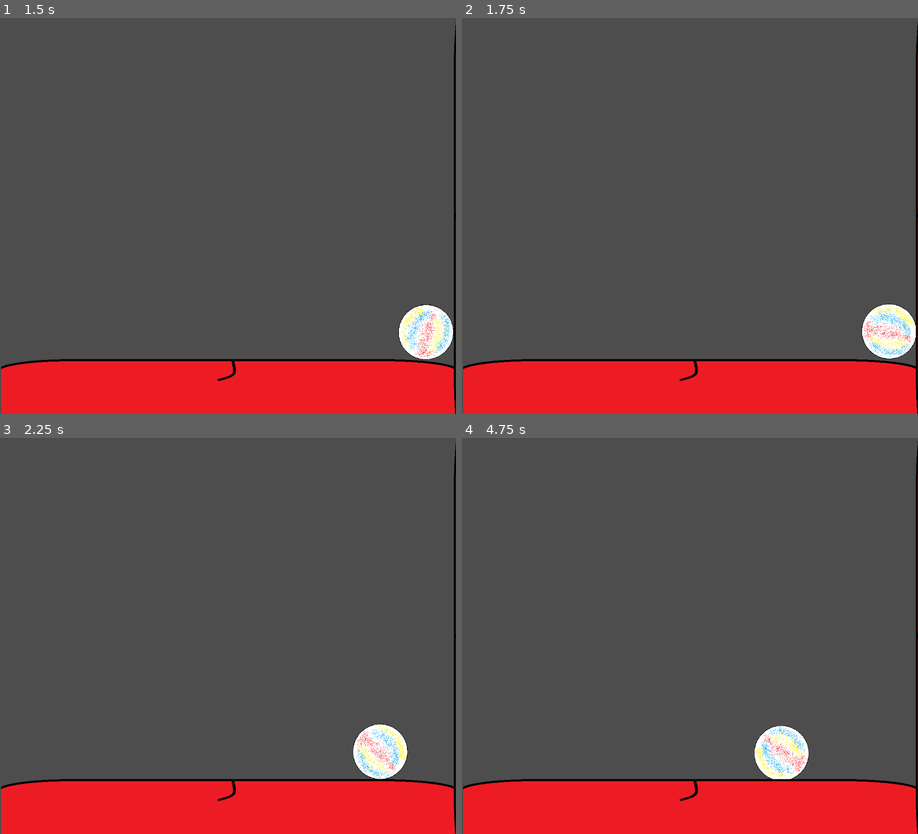
Above: before the commit, frames 1-4 (two rows, left to right).
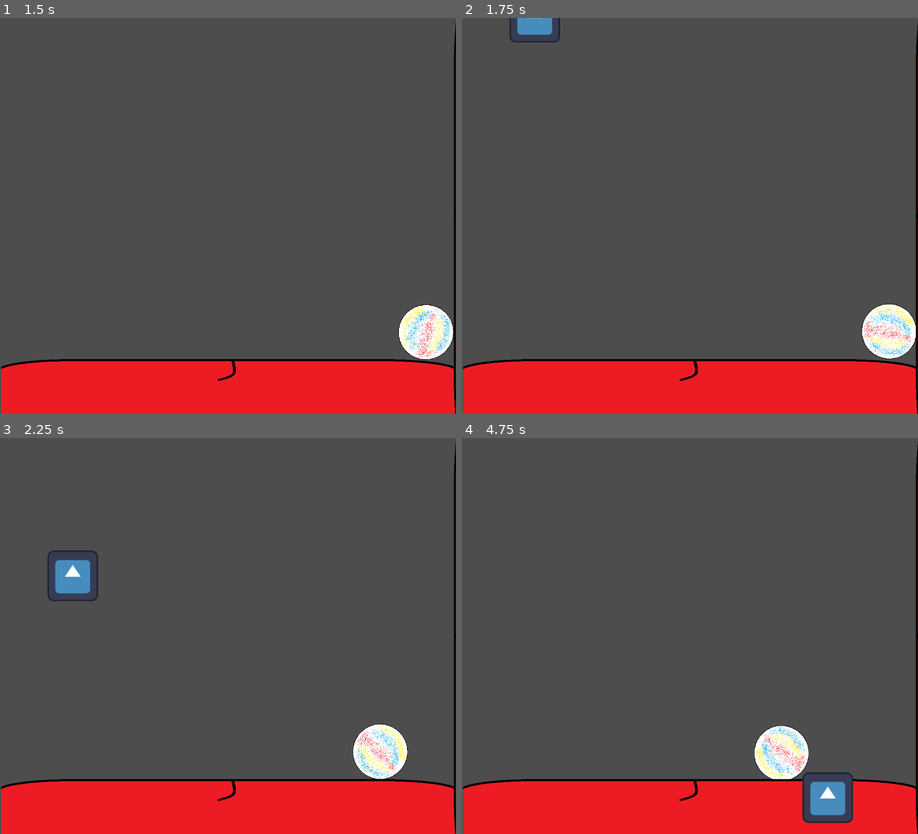
Above: after the commit, the same moments.

Repository: AlienMan1053/short-and-sweet
Game: Godot game, scene res://Scenes/main.tscn
The game is run twice, just before and just after one commit, with the same random seed, the same clock (stepped at 60 frames per second) and the same inputs. The engine's default icon, where the game draws it, is replaced by a stand-in: a white triangle on a blue panel in a dark square.
Inputs:
- Up to frame 1 (1.5 s): tap Enter (ui_accept) at 0.5, 0.77 s; hold D (Right) from 0.53 s (still down)
- Up to frame 2 (1.75 s): keep holding D (Right); tap Enter (ui_accept) at 1.52 s
- Up to frame 3 (2.25 s): release D (Right) at 2.03 s; hold A (Left) from 2.03 s (still down)
- Up to frame 4 (4.75 s): release A (Left) at 2.78 s; hold D (Right) 2.78-4.28 s; tap Enter (ui_accept) at 3.02, 3.77, 4.52 s; hold A (Left) from 4.28 s (still down)

Frame 1 is identical in both runs. In frame 2, 0.4% of the frame differs, in the area x 10-22%, y 0-7%; in frame 3, 0.8%; in frame 4, 1.3%, in the area x 74-86%, y 84-98%.

Commit message:
Basic droplet addition
Added droplet scene. Its attached script has it fall when it spawns in. The logic for it spawning in is in the _ready() and _on_timer_timeout() functions.

Diff:
--- /dev/null
+++ b/Scenes/falling_droplet.gd
@@ -0,0 +1,14 @@
+extends Node2D
+
+
+# Called when the node enters the scene tree for the first time.
+func _ready() -> void:
+	pass # Replace with function body.
+
+
+# Called every frame. 'delta' is the elapsed time since the previous frame.
+func _process(delta: float) -> void:
+	pass
+
+func _physics_process(delta):
+	position.y += 700*delta
--- /dev/null
+++ b/Scenes/falling_droplet.tscn
@@ -0,0 +1,16 @@
+[gd_scene format=3 uid="uid://cgqnoeq8olvp6"]
+
+[ext_resource type="Script" uid="uid://c0dnche20q10e" path="res://Scenes/falling_droplet.gd" id="1_rbvaq"]
+[ext_resource type="Texture2D" uid="uid://bh6rfgw35yyr8" path="res://icon.svg" id="2_uqhmw"]
+
+[sub_resource type="CircleShape2D" id="CircleShape2D_86j7v"]
+radius = 68.18358
+
+[node name="Droplet" type="Node2D" unique_id=1127515559]
+script = ExtResource("1_rbvaq")
+
+[node name="Sprite2D" type="Sprite2D" parent="." unique_id=1012525816]
+texture = ExtResource("2_uqhmw")
+
+[node name="CollisionShape2D" type="CollisionShape2D" parent="Sprite2D" unique_id=446731627]
+shape = SubResource("CircleShape2D_86j7v")
--- /dev/null
+++ b/Scenes/main.gd
@@ -0,0 +1,22 @@
+extends Node2D
+
+
+# Called when the node enters the scene tree for the first time.
+func _ready():
+	var timer = Timer.new()
+	timer.wait_time = 1.7
+	add_child(timer)
+	timer.timeout.connect(_on_timer_timeout)
+	timer.start()
+
+func _on_timer_timeout():
+	randomize()
+	var droplet = preload("res://Scenes/falling_droplet.tscn").instantiate()
+	droplet.position.y = -25
+	droplet.position.x = randf_range(100, 1000)
+	add_child(droplet)
+
+
+# Called every frame. 'delta' is the elapsed time since the previous frame.
+func _process(delta: float) -> void:
+	pass
--- a/Scenes/main.tscn
+++ b/Scenes/main.tscn
@@ -1,5 +1,6 @@
 [gd_scene format=3 uid="uid://dx004t8tsjqhd"]
 
+[ext_resource type="Script" uid="uid://bi4lpanivwjcx" path="res://Scenes/main.gd" id="1_8gbba"]
 [ext_resource type="PackedScene" uid="uid://bl2yxyb4b1nf7" path="res://Scenes/player.tscn" id="1_jjgbg"]
 [ext_resource type="Texture2D" uid="uid://diwduh5g0fvl3" path="res://Assests/Images/Floor/Tongue.png" id="2_bo1nx"]
 
@@ -7,6 +8,7 @@
 size = Vector2(128, 128)
 
 [node name="Main" type="Node2D" unique_id=529645710]
+script = ExtResource("1_8gbba")
 
 [node name="Player" parent="." unique_id=2053804336 instance=ExtResource("1_jjgbg")]
 position = Vector2(576, 310)
Not shown, added: Scenes/falling_droplet.gd.uid
Not shown, added: Scenes/main.gd.uid
